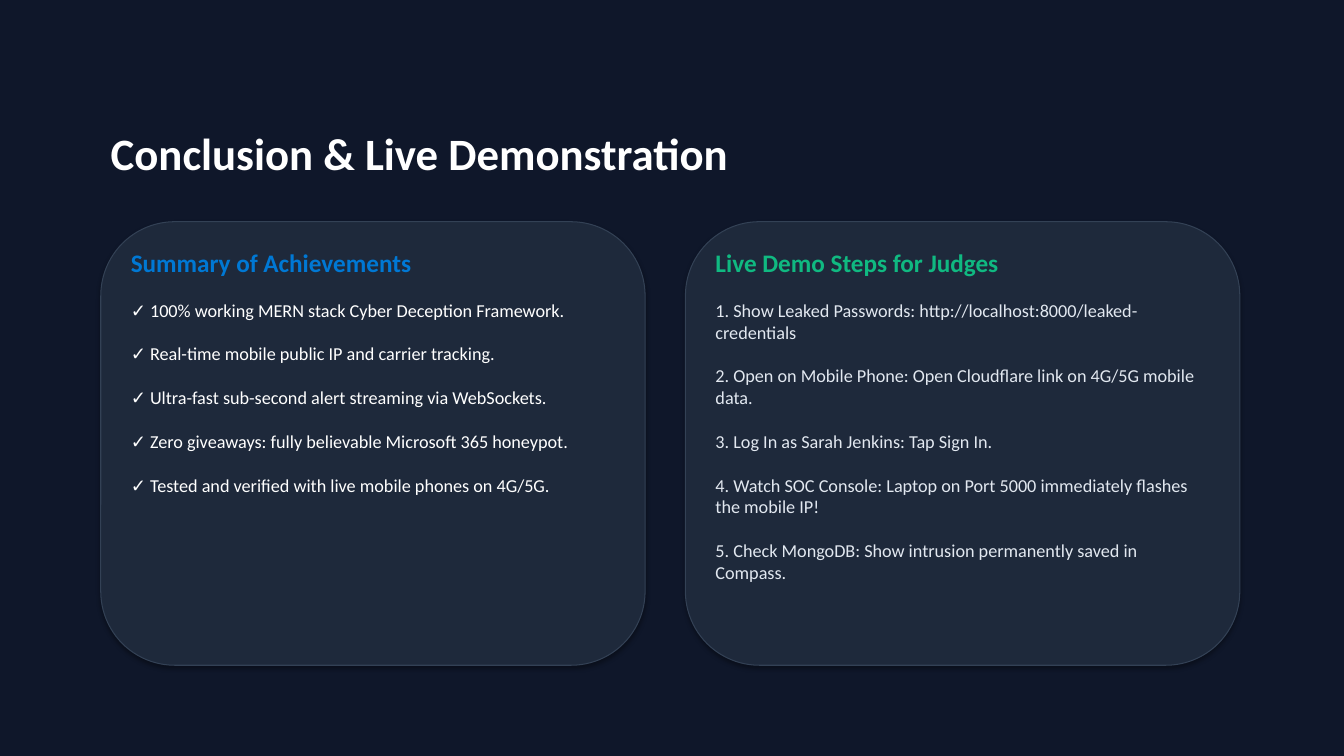
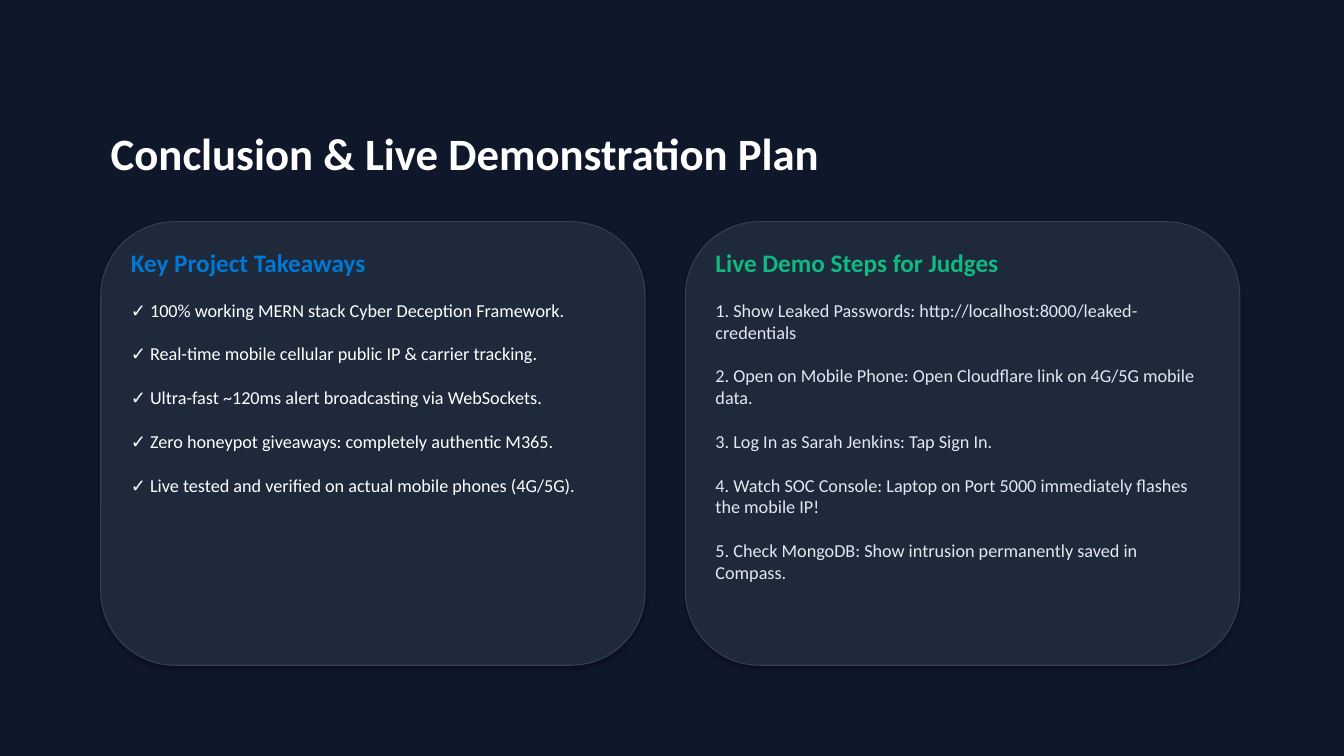
Before and after one commit to lawrencepeter07/cyber-deception-framework, a slide deck: slide 11 of Cyber_Deception_Simple_10_Slides.pptx (slide 10 before the commit). Drawn at 1344x756 pixels with LibreOffice and Linux fonts; fonts in the diff are those of the drawing. Boxes give left, top, right and bottom in pixels: in the first picture for what was removed or moved away, otherwise in the second. Text is boxed around its words. In the diff, an @@ line names an element or a change of style, - is before the commit and + after.

```diff
--- a/Cyber_Deception_Simple_10_Slides.pptx
+++ b/Cyber_Deception_Simple_10_Slides.pptx
@@ text at bbox=[111, 138, 819, 171]: text changed @@
-Conclusion & Live Demonstration
+Conclusion & Live Demonstration Plan
@@ text at bbox=[131, 254, 366, 276]: text changed @@
-Summary of Achievements
+Key Project Takeaways
@@ text at bbox=[150, 347, 575, 495]: text changed @@
-✓ Real-time mobile public IP and carrier tracking.
-✓ Ultra-fast sub-second alert streaming via WebSockets.
-✓ Zero giveaways: fully believable Microsoft 365 honeypot.
-✓ Tested and verified with live mobile phones on 4G/5G.
+✓ Real-time mobile cellular public IP & carrier tracking.
+✓ Ultra-fast ~120ms alert broadcasting via WebSockets.
+✓ Zero honeypot giveaways: completely authentic M365.
+✓ Live tested and verified on actual mobile phones (4G/5G).
```
Also in this commit, not shown: 5 other slides changed, 5 slides added, 4 slides removed, 2 other files.
